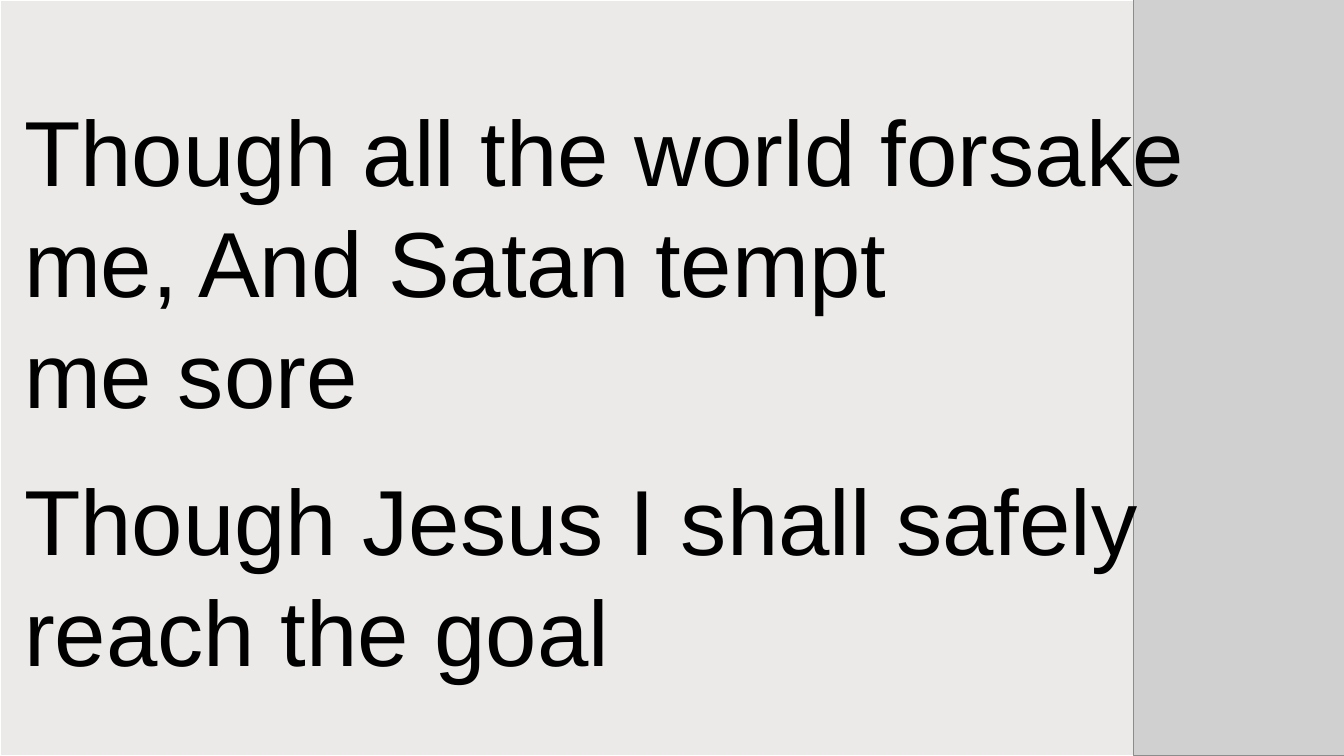
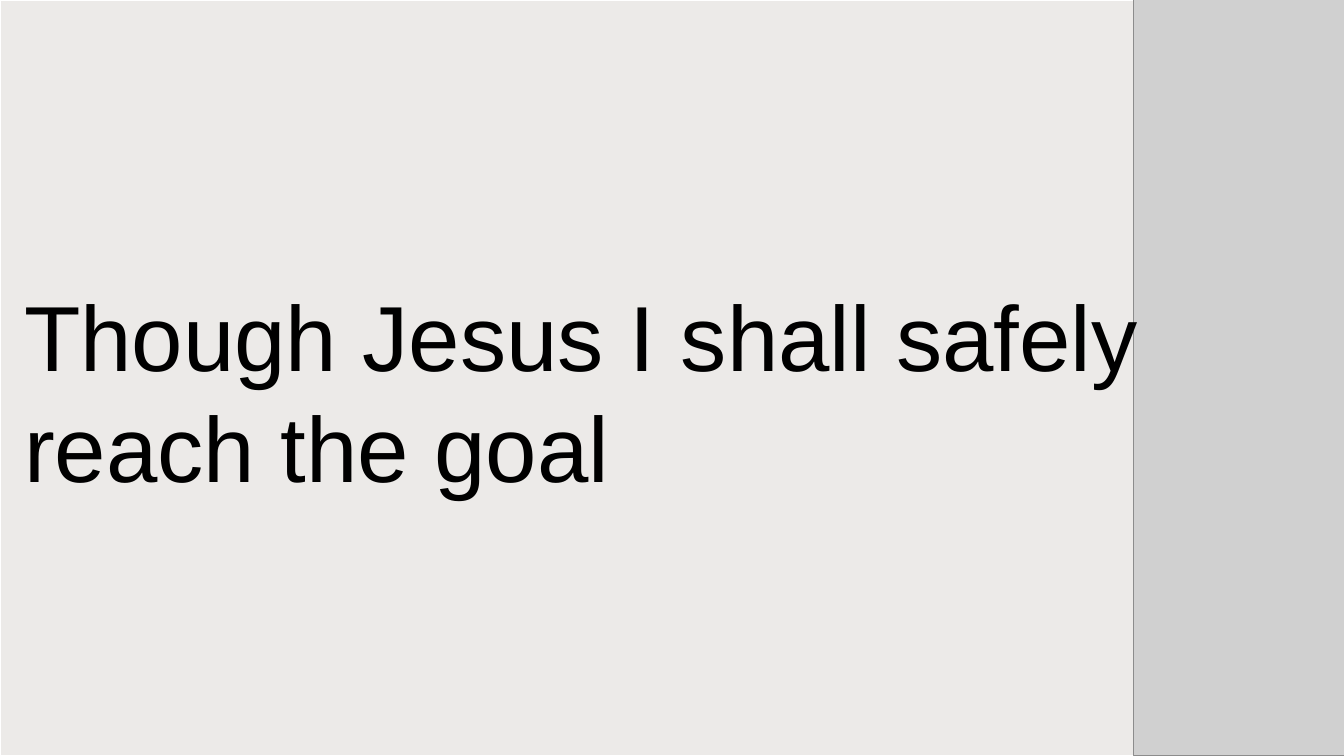
Before and after one commit to gwfrench164-collab/worship_slides, a slide deck: slide 148 of dev_out/decks/songs_test.pptx (slide 145 before the commit). Drawn at 1344x756 pixels with LibreOffice and Linux fonts; fonts in the diff are those of the drawing; grey boxes stand for pictures. Boxes give left, top, right and bottom in pixels: in the first picture for what was removed or moved away, otherwise in the second. Text is boxed around its words. In the diff, an @@ line names an element or a change of style, - is before the commit and + after.

```diff
--- a/dev_out/decks/songs_test.pptx
+++ b/dev_out/decks/songs_test.pptx
@@ text at (24,113,1184,409): paragraphs removed @@
-Though all the world forsake
-me, And Satan tempt
-me sore
@@ text at (24,298,1137,388): less space between paragraphs @@
```
Also in this commit, not shown: 28 other slides changed, 8 slides added, 4 slides removed, 18 other files.
